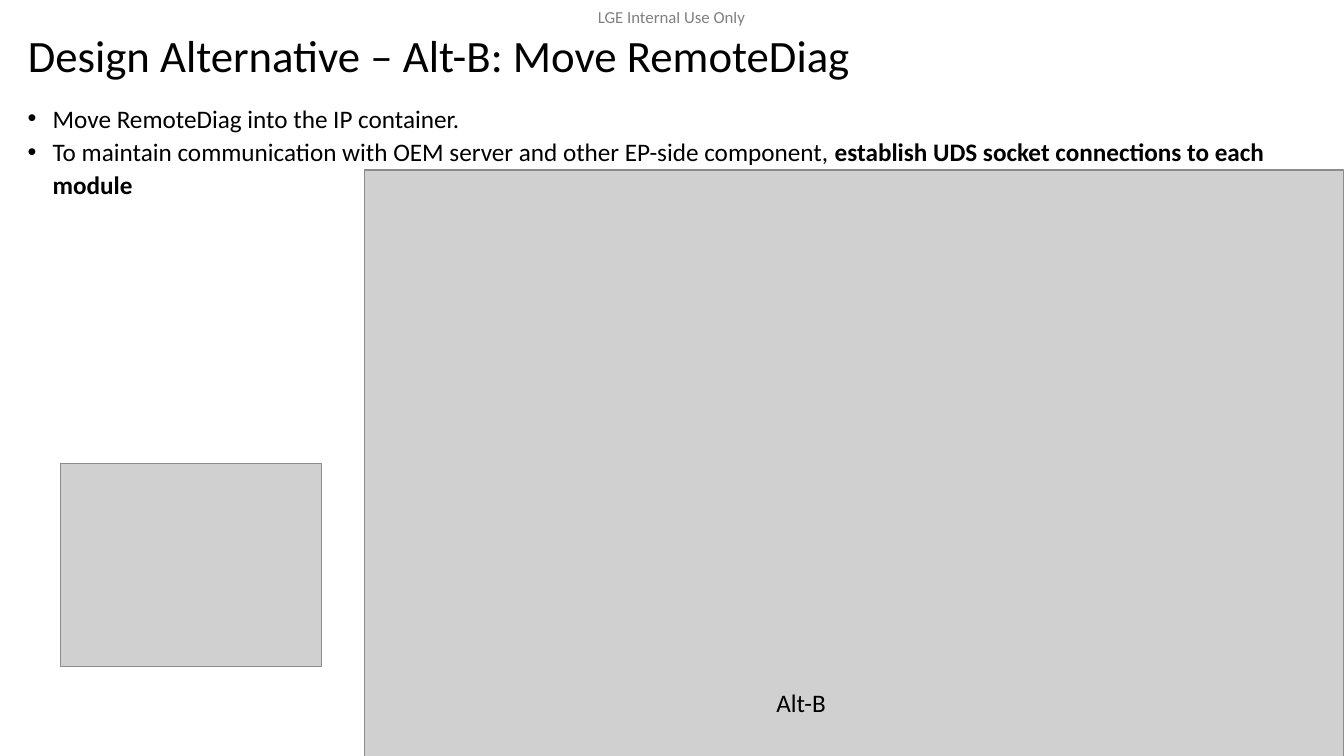
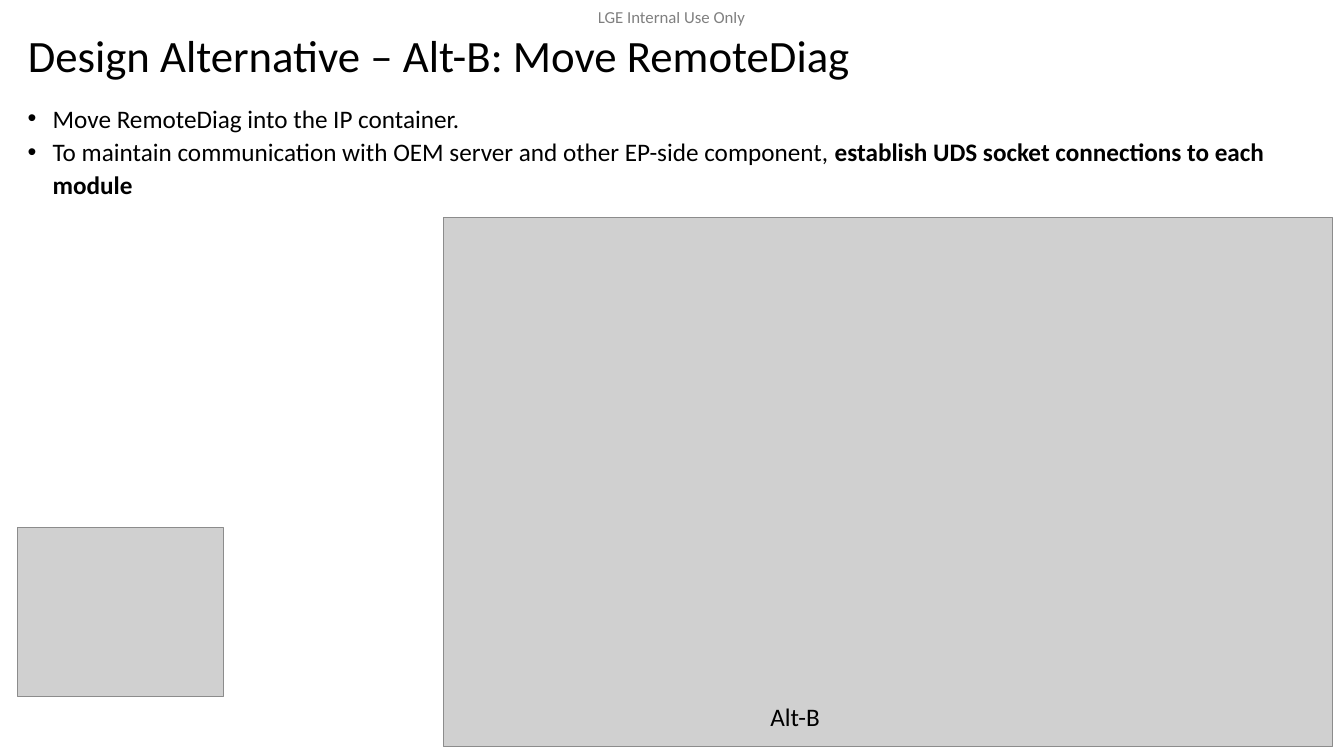
Before and after one commit to btqt/fe, a slide deck: slide 9 of design/FE_phi.vu_Design of Secure Remote Diag on Container Separation Architecture_3rd.pptx (slide 8 before the commit). Drawn at 1344x756 pixels with LibreOffice and Linux fonts; fonts in the diff are those of the drawing; grey boxes stand for pictures; background and template pictures are left out. Boxes give left, top, right and bottom in pixels: in the first picture for what was removed or moved away, otherwise in the second. Text is boxed around its words. In the diff, an @@ line names an element or a change of style, - is before the commit and + after.

```diff
--- a/design/FE_phi.vu_Design of Secure Remote Diag on Container Separation Architecture_3rd.pptx
+++ b/design/FE_phi.vu_Design of Secure Remote Diag on Container Separation Architecture_3rd.pptx
@@ picture: place and size @@
-picture at [364,170,1344,756]
+picture at [444,217,1334,747]
@@ picture removed at [60,464,322,667] @@
@@ picture added at [18,527,224,697] @@
@@ text "Alt-B": place and size @@
-text "Alt-B" at [776,694,825,712]
+text "Alt-B" at [770,708,819,726]
```
Also in this commit, not shown: 7 other slides changed, 1 slide added, 2 other files.
